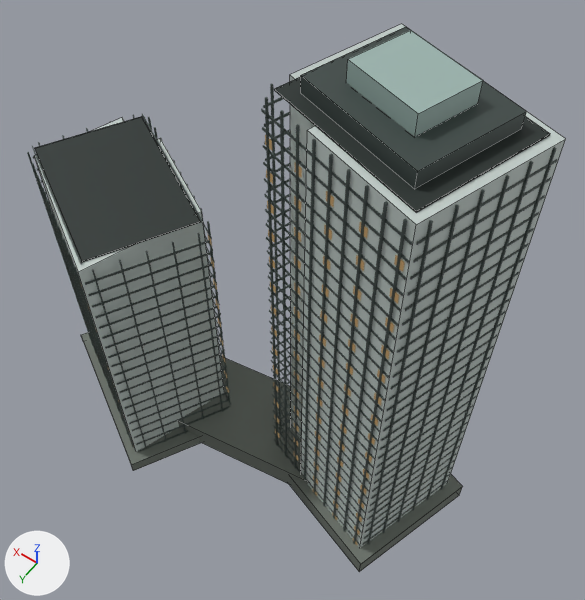
The Blender file landmarks/assets/lenovo-houhai.blend: old version first, new version second.
One viewpoint serves both versions: a camera (50 mm lens) standing at (-127.0, 145.0, 336.0) and looking at (-21.0, -3.0, 103.0). Every picture has the same lights, and +X, +Y and +Z are marked at lower left. The picture after the commit comes second. Mesh edges are drawn as thin lines on the coarser meshes.

In view in the first picture: 'crown_screen', 'crown_step', 'envelope', 'fins', 'floor_bands', 'night_windows', 'podium', 'podium_link', 'roof_deck' and 1 more.
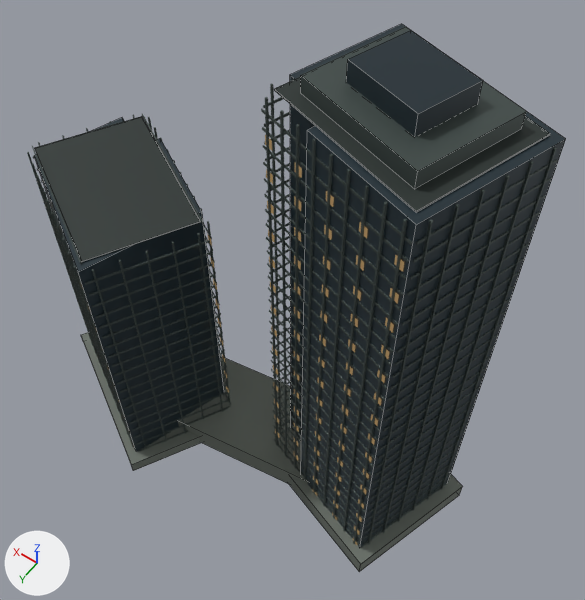
Location of each change, [x1, y1, x2, y2] in pixels of the pictures (585 x 600 px):
'envelope', recoloured (light grey to dark blue)
    both: [35, 24, 566, 548]
'crown_screen', recoloured (grey to dark blue)
    both: [346, 30, 483, 136]

Edits to the bpy script that builds the scene:
```text
Change mat_glass:
    mat_glass.base_color: (0.558, 0.631, 0.604) -> (0.0176, 0.0343, 0.0452)  # light grey #c5d0cc -> dark blue #24343c
Change mat_glass_alt:
    mat_glass_alt.base_color: (0.342, 0.468, 0.434) -> (0.0116, 0.0252, 0.0343)  # grey #9eb6b0 -> dark blue #1c2c34
```
